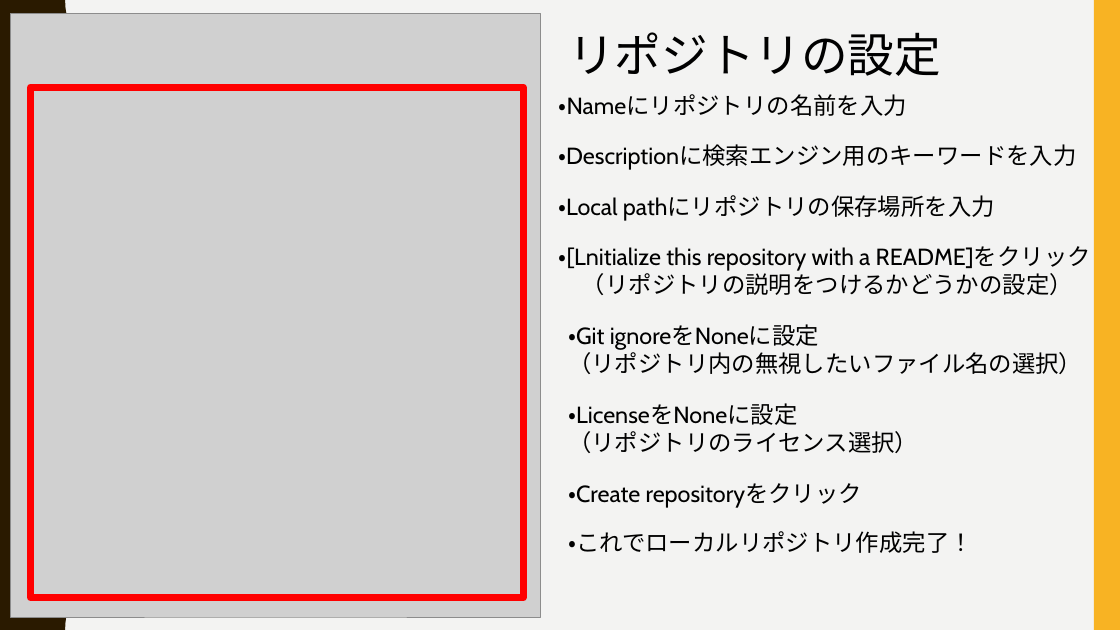
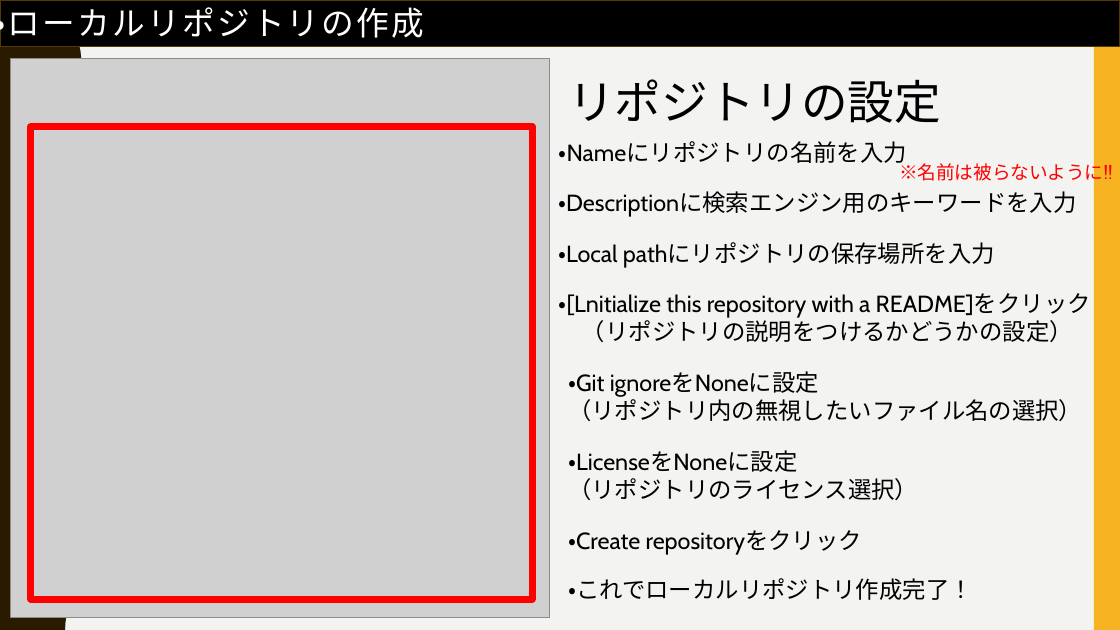
Before and after one commit to FIY24554/git_test, a slide deck: slide 23 of gitについて_加藤.pptx (slide 20 before the commit). Drawn at 1120x630 pixels with LibreOffice and Linux fonts; fonts in the diff are those of the drawing; grey boxes stand for pictures. Boxes give left, top, right and bottom in pixels: in the first picture for what was removed or moved away, otherwise in the second. Text is boxed around its words. In the diff, an @@ line names an element or a change of style, - is before the commit and + after.

```diff
--- a/gitについて_加藤.pptx
+++ b/gitについて_加藤.pptx
@@ rectangle added at box(0, 0, 1120, 46), fill #000000, outline #593700 1 pt @@
@@ text added at box(0, 2, 424, 44), 28 pt, text #FFFFFF @@
+・ローカルリポジトリの作成
@@ picture: place and size @@
-picture at box(11, 13, 541, 618)
+picture at box(11, 58, 550, 617)
@@ rectangle: place and size @@
-rectangle at box(30, 87, 523, 598)
+rectangle at box(31, 127, 533, 599)
@@ text added at box(899, 160, 1112, 185), 16 pt, text #FF0000 @@
+※名前は被らないように!!
@@ 9 texts: place and size @@
-9 texts at box(558, 32, 1091, 553)
+9 texts at box(558, 79, 1091, 600)
```
Also in this commit, not shown: 22 other slides changed, 16 slides added, 1 slide removed.
